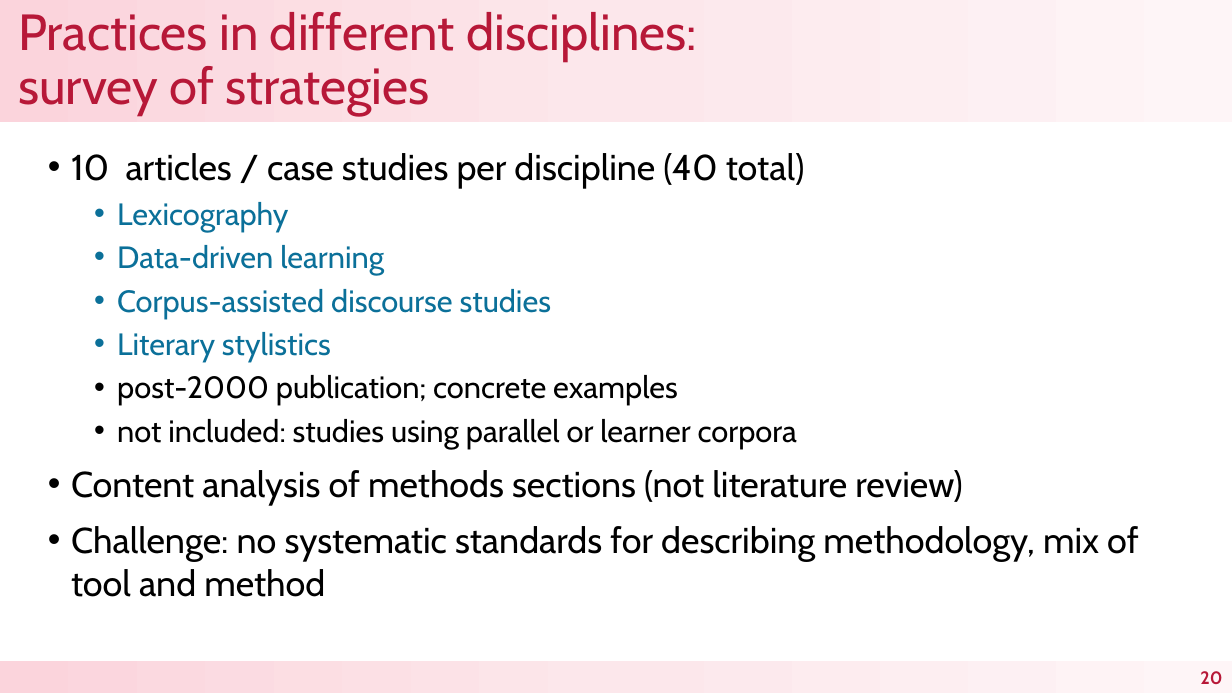
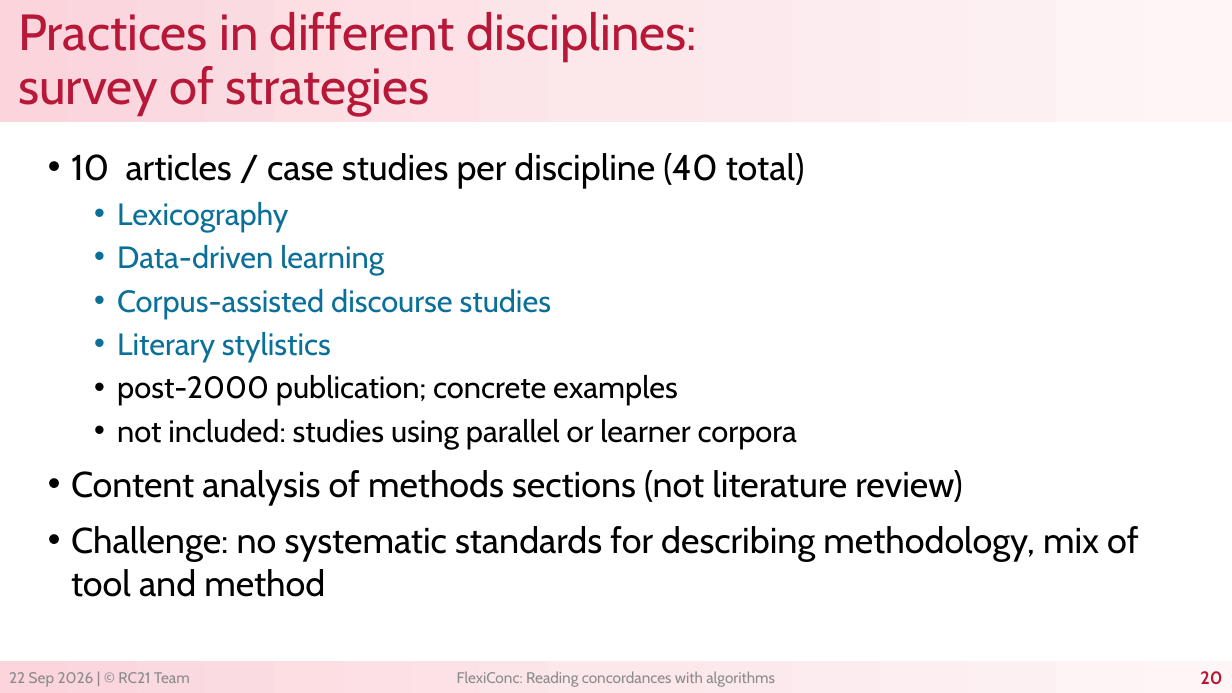
Before and after one commit to reading-concordances/teaching, a slide deck: slide 20 of course/slides/2_working_with_concordance_tools.pptx. Drawn at 1232x693 pixels with LibreOffice and Linux fonts; fonts in the diff are those of the drawing. Boxes give left, top, right and bottom in pixels: in the first picture for what was removed or moved away, otherwise in the second. Text is boxed around its words. In the diff, an @@ line names an element or a change of style, - is before the commit and + after.

```diff
--- a/course/slides/2_working_with_concordance_tools.pptx
+++ b/course/slides/2_working_with_concordance_tools.pptx
@@ text added at <box>9,672,190,687</box>, 12 pt, text #8C8C8C @@
+22 Sep 2026 | © RC21 Team
@@ text added at <box>457,671,775,687</box>, 12 pt, text #8C8C8C @@
+FlexiConc: Reading concordances with algorithms
```
Also in this commit, not shown: 16 other slides changed, 14 slides added, 2 slides removed, 2 other files.
